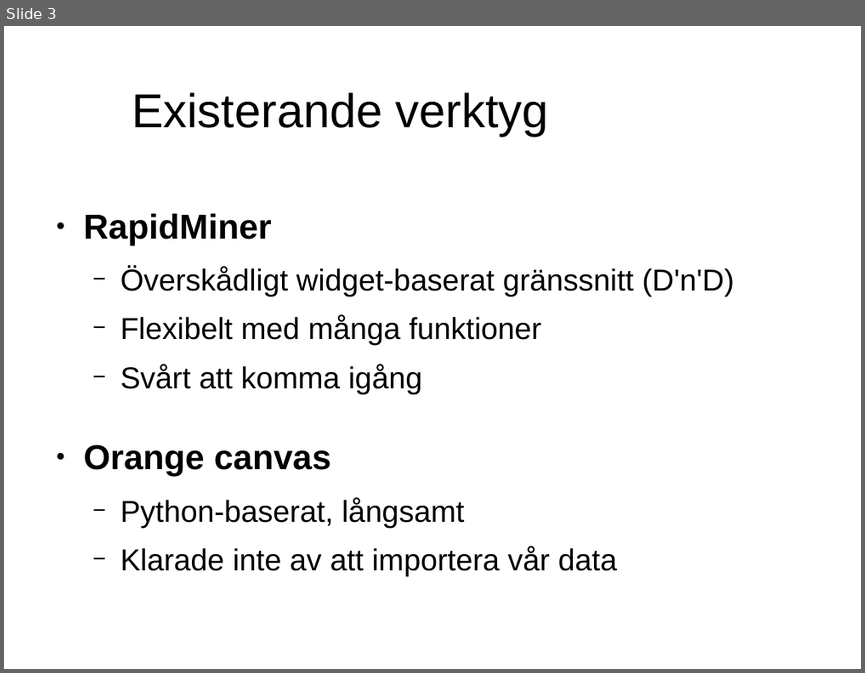
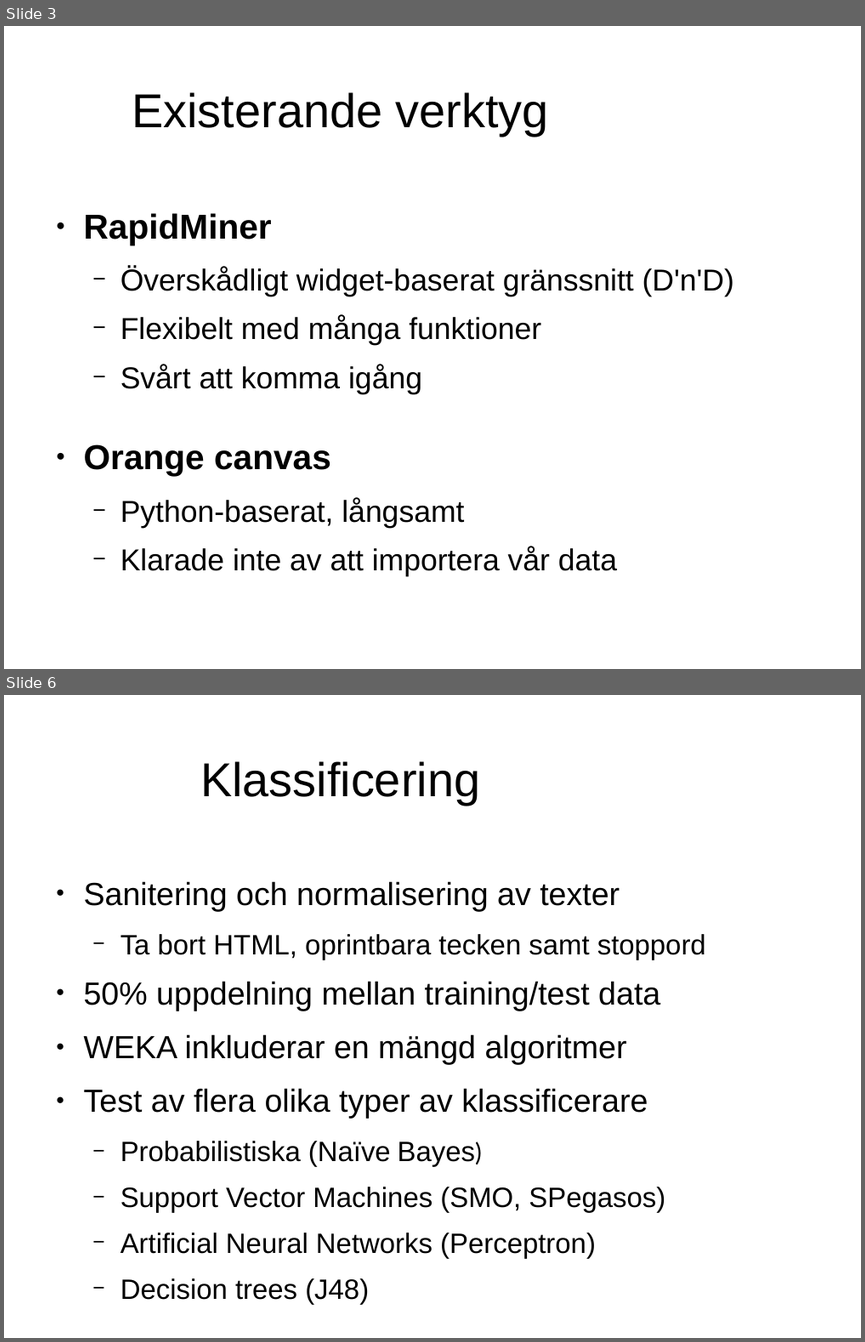
Before and after one commit to jensa/BloggEllerNyhet, a slide deck: report/presentation.odp. Shown one above the other, each under a label of ours: slide 3 before the commit, slides 3 and 6 after it; the slides between them are not shown. The pictures are 865x673 and 865x1342 pixels, drawn with LibreOffice and Linux fonts; fonts in the diff are those of the drawing; background and template pictures are left out. Boxes give left, top, right and bottom in pixels: in the first picture for what was removed or moved away, otherwise in the second. Text is boxed around its words. In the diff, an @@ line names an element or a change of style, - is before the commit and + after.

```diff
--- a/report/presentation.odp
+++ b/report/presentation.odp
@@ slide 6 added at <box>4,695,861,1338</box>, background picture (left out) @@
@@ title added at <box>200,761,480,805</box>, 44 pt, text #000000 @@
+Klassificering
@@ text added at <box>84,881,706,1259</box>, 25.9 pt, text #000000 @@
+● Sanitering och normalisering av texter
+  − Ta bort HTML, oprintbara tecken samt stoppord
+● 50% uppdelning mellan training/test data
+● WEKA inkluderar en mängd algoritmer
+● Test av flera olika typer av klassificerare
+  − Probabilistiska (Naïve Bayes)
+  − Support Vector Machines (SMO, SPegasos)
+  − Artificial Neural Networks (Perceptron)
+  − Decision trees (J48)
```
Also in this commit, not shown: 3 slides changed, 2 other slides added, 3 slides removed.
